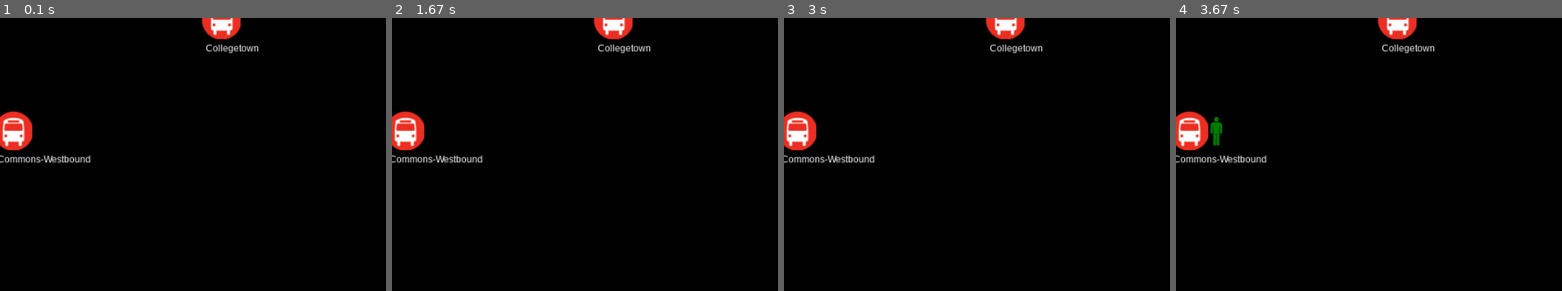
Above: before the commit, frames 1-4 (left to right).
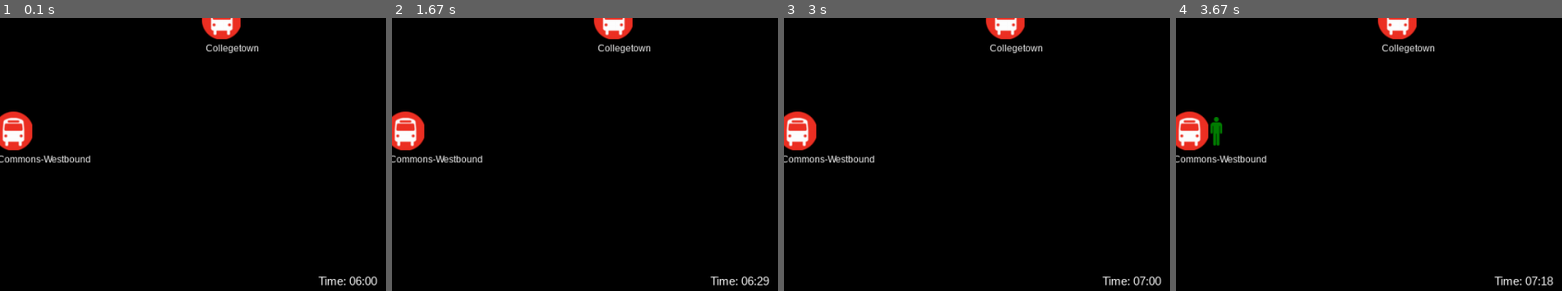
Above: after the commit, the same moments.

Repository: yujiakimoto/PySimio
Game: pygame game, started from animation.py
The game is run twice, just before and just after one commit, with the same random seed, the same clock (stepped at 60 frames per second) and the same inputs.
Inputs (mouse positions are % of the whole screen's width and height, from its top left):
- Up to frame 1 (0.1 s): no input
- Up to frame 2 (1.67 s): click (98, 3) at 0.38 s
- Up to frame 3 (3 s): no input
- Up to frame 4 (3.67 s): no input
The pictures show only the part of the screen within x 50-100%, y 50-100%; the shares and areas given below are measured in that part.

The runs differ from the first frame. In frame 1, 0.3% of the frame differs, in the area x 82-98%, y 94-98%; in frame 2, 0.3%; in frame 3, 0.3%; in frame 4, 0.3%.

Commit message:
Added clock to animation

Diff:
--- a/animation.py
+++ b/animation.py
@@ -1,6 +1,7 @@
 import sys
 import numpy as np
 import pygame
+import datetime
 from pySimio import *
 
 
@@ -68,7 +69,8 @@
     size = width, height = 1080, 720
     screen = pygame.display.set_mode(size)
 
-    myfont = pygame.font.SysFont("Helvetica", 12)
+    font_small = pygame.font.SysFont("Helvetica", 12)
+    font_med = pygame.font.SysFont("Helvetica", 15)
 
     button_size = 32
     margin = 10
@@ -86,8 +88,11 @@
     bus_stop_icons = {}
     for bus_stop in map.bus_stops.values():
         bus_stop_icons[bus_stop.name] = make_button('images/bus_stop.png', stop_coordinates[bus_stop.name], screen)
-        label = myfont.render(bus_stop.name, 1, (255, 255, 255))
+        label = font_small.render(bus_stop.name, 1, (255, 255, 255))
         screen.blit(label, (stop_coordinates[bus_stop.name][0] - 20, stop_coordinates[bus_stop.name][1] + 30))
+
+    clock = font_med.render('Time: ' + str(datetime.time(6, 0))[:5], 1, (255, 255, 255))
+    screen.blit(clock, (990, 690))
 
     while True:
         for event in pygame.event.get():
--- a/pySimio.py
+++ b/pySimio.py
@@ -1,5 +1,6 @@
 import numpy as np
 import pygame
+import datetime
 from time import sleep
 
 
@@ -51,6 +52,9 @@
             if debug:
                 input()
 
+            if animate:
+                self.update_clock(settings['surface'], time)
+
             # sort the event queue
             sorted_queue = sorted(self.event_queue, key=lambda x: x.time)
 
@@ -65,12 +69,11 @@
             # update the utility
             for b in self.buses:
                 b.avg_occupancy += delta_time * b.occupancy
-                b.avg_standing += delta_time * max(b.occupancy - b.num_seats ,0)
+                b.avg_standing += delta_time * max(b.occupancy - b.num_seats, 0)
 
             for bs in self.bus_stops.keys():
                 bs = self.bus_stops[bs]
                 bs.avg_num_waiting += delta_time * bs.num_waiting
-
 
             # TODO: make this less stupid
             if time > max_time:
@@ -109,17 +112,21 @@
 
         print('Simulation complete')
 
-    def pause(self):
-        # TODO: pause simulation
-        pass
-
-    def stop(self):
-        # TODO: stop and reset
-        pass
+    def update_clock(self, surface, elapsed):
+        """Updated clock in bottom right corner of animation"""
+        clear = pygame.image.load('images/blank.png')
+        clear_rect = clear.get_rect()
+        clear_rect.bottomright = (1080, 720)
+        surface.blit(clear, clear_rect)
+
+        font_med = pygame.font.SysFont("Helvetica", 15)
+        start = datetime.datetime(2017, 12, 1, 6, 0)
+        current = (start + datetime.timedelta(minutes=elapsed)).time()
+        clock = font_med.render('Time: ' + str(current)[:5], 1, (255, 255, 255))
+        surface.blit(clock, (990, 690))
 
     def collect_stats(self):
-        """ called after the simulation to collect the stats
-        """
+        """ Called after the simulation to collect the stats"""
         # traveling distance for each bus
         stats = {}
         total_traveled = 0
@@ -336,7 +343,7 @@
     def update_animation(self):
         """Updates the animation screen to reflect current people waiting at this bus stop"""
         # remove unused images
-        clear = pygame.image.load('images/rectangle.png')
+        clear = pygame.image.load('images/nobody.png')
         for i in range(self.prev_num_waiting):
             clear_rect = clear.get_rect()
             clear_rect.center = (self.surface_pos[0] + 35 + 5*i, self.surface_pos[1])
@@ -396,7 +403,7 @@
 
         self.state = 'waiting'
         self.start_time = time             # time at which person started waiting
-        self.waiting_time = 0              # time spent waiting at bus stop
+        self.waiting_time = None           # time spent waiting at bus stop
         origin.arrival(self)
 
 
Binary file added: images/blank.png
Renamed: images/rectangle.png -> images/nobody.png
